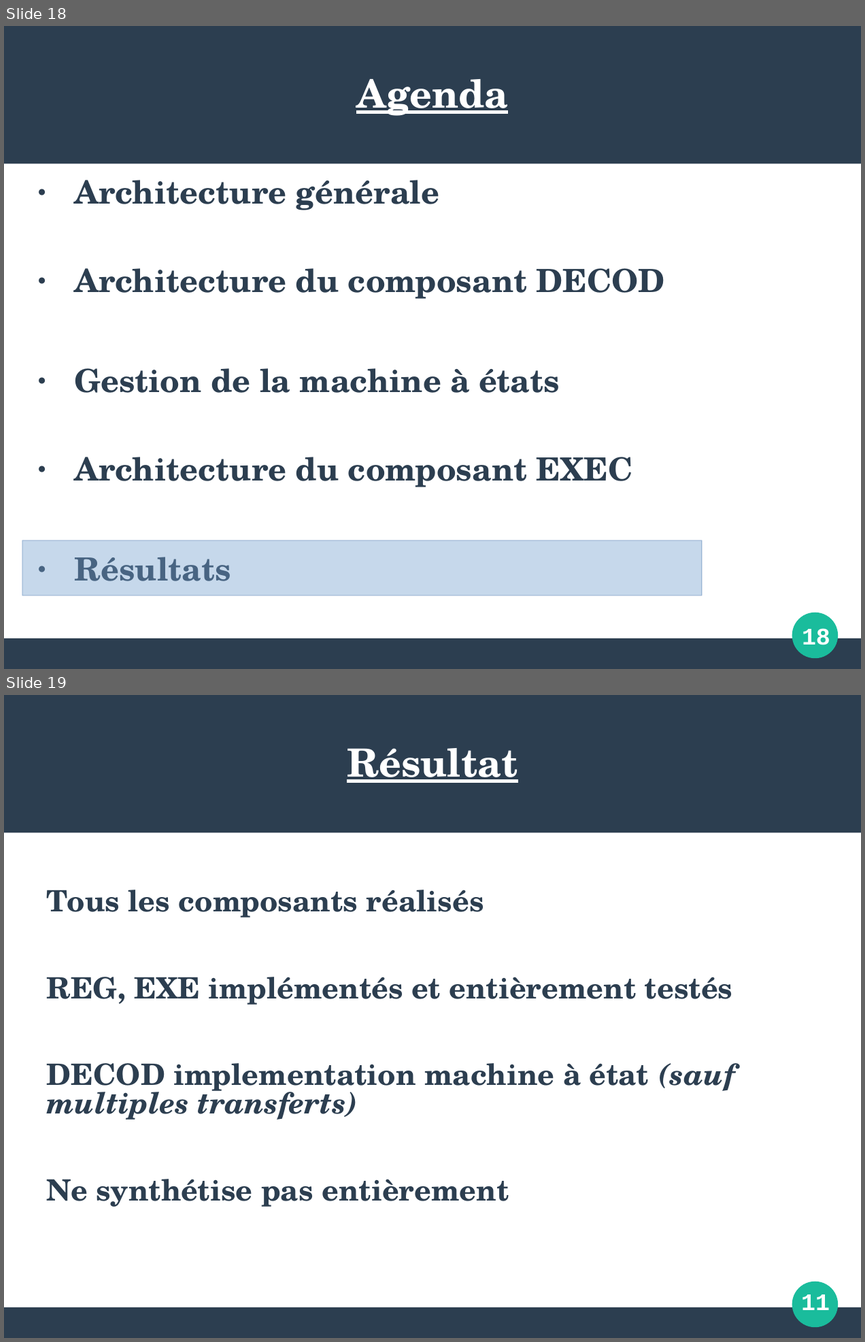
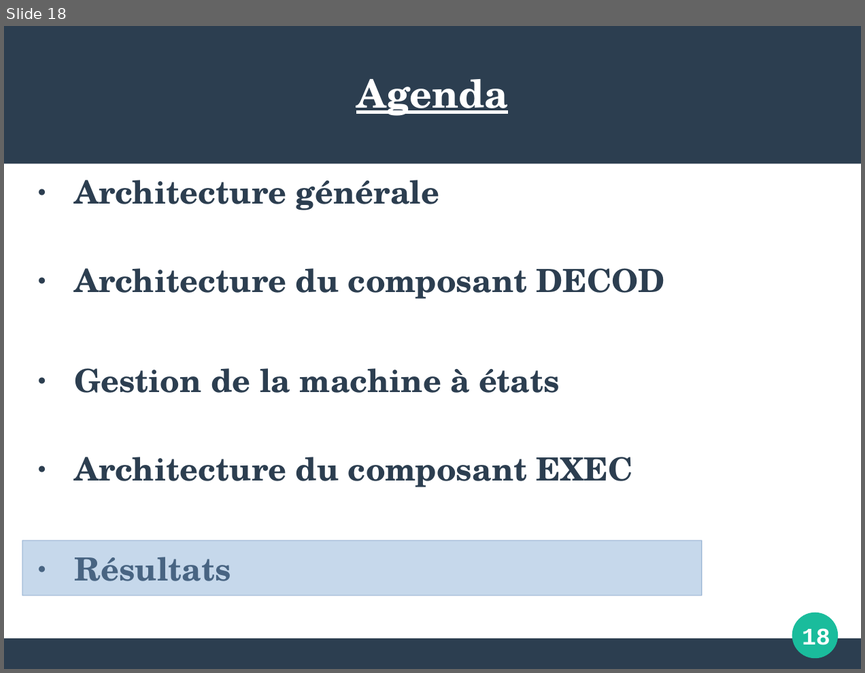
Before and after one commit to maximouth/VHDL, a slide deck: presentation1.odp. Shown one above the other, each under a label of ours: slides 18 and 19 before the commit, slide 18 after it. The pictures are 865x1342 and 865x673 pixels, drawn with LibreOffice and Linux fonts; fonts in the diff are those of the drawing. Boxes give left, top, right and bottom in pixels: in the first picture for what was removed or moved away, otherwise in the second. Text is boxed around its words. In the diff, an @@ line names an element or a change of style, - is before the commit and + after.

```diff
--- a/presentation1.odp
+++ b/presentation1.odp
@@ slide 19 removed at box(4, 695, 861, 1338), background #FFFFFF; not listed: 3 template elements that a slide beside it also shows @@
@@ title removed at box(347, 748, 518, 783) @@
-Résultat
@@ text removed at box(47, 889, 735, 1206) @@
-Tous les composants réalisés
-REG, EXE implémentés et entièrement testés
-DECOD implementation machine à état (sauf multiples transferts)
-Ne synthétise pas entièrement
@@ text removed at box(801, 1294, 830, 1310) @@
-11
```
Also in this commit, not shown: 4 slides changed, 1 slide added, 5 other files.
